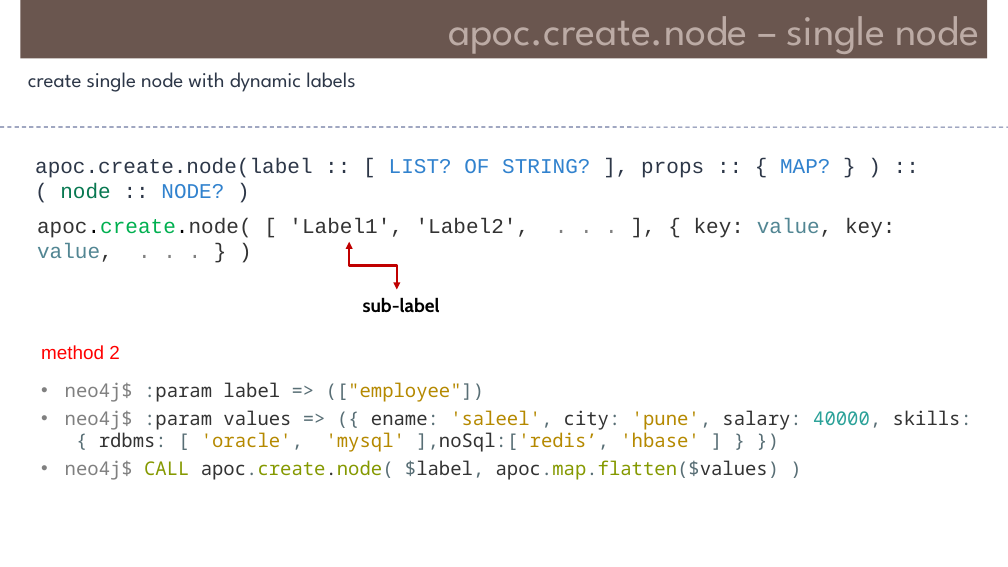
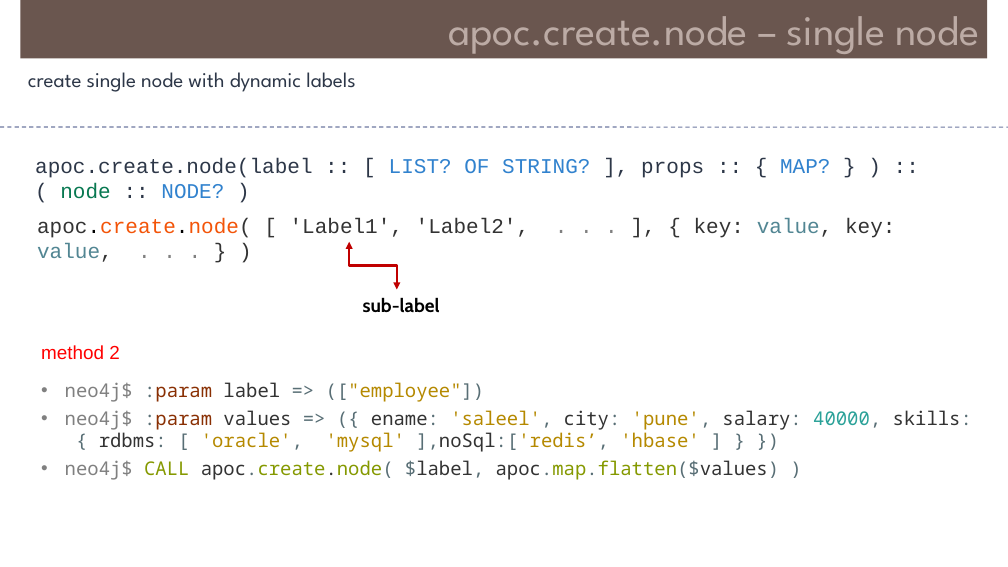
Before and after one commit to Saleel-Bagde/PPT-s, a slide deck: slide 38 of Neo4j.pptx. Drawn at 1008x567 pixels with LibreOffice and Linux fonts; fonts in the diff are those of the drawing. Boxes give left, top, right and bottom in pixels: in the first picture for what was removed or moved away, otherwise in the second. Text is boxed around its words. In the diff, an @@ line names an element or a change of style, - is before the commit and + after.

```diff
--- a/Neo4j.pptx
+++ b/Neo4j.pptx
@@ text "apoc.create.node( [ 'Label1', 'Label2', . ..." at (37,218,895,238): text colour #00B050 to #F35408, text colour #333333 to #F35408 in "apoc.create.node(" @@
@@ text at (65,382,972,452): text colour #333333 to #892F03 in ":param", ":param" @@
```
Also in this commit, not shown: 8 other slides changed, 1 slide added.
